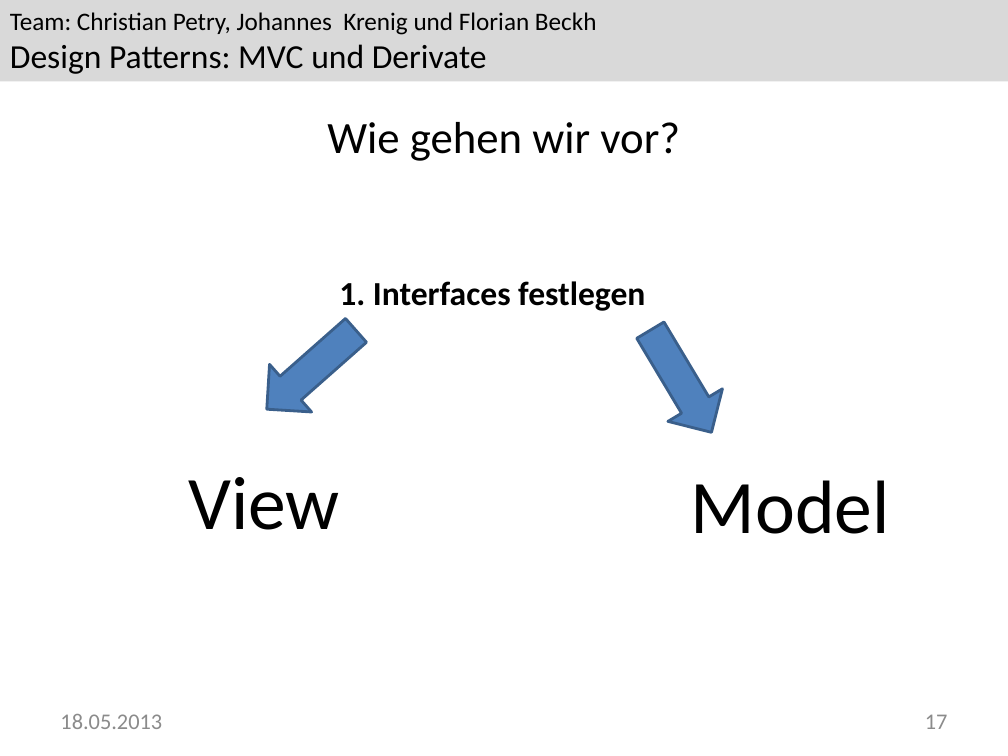
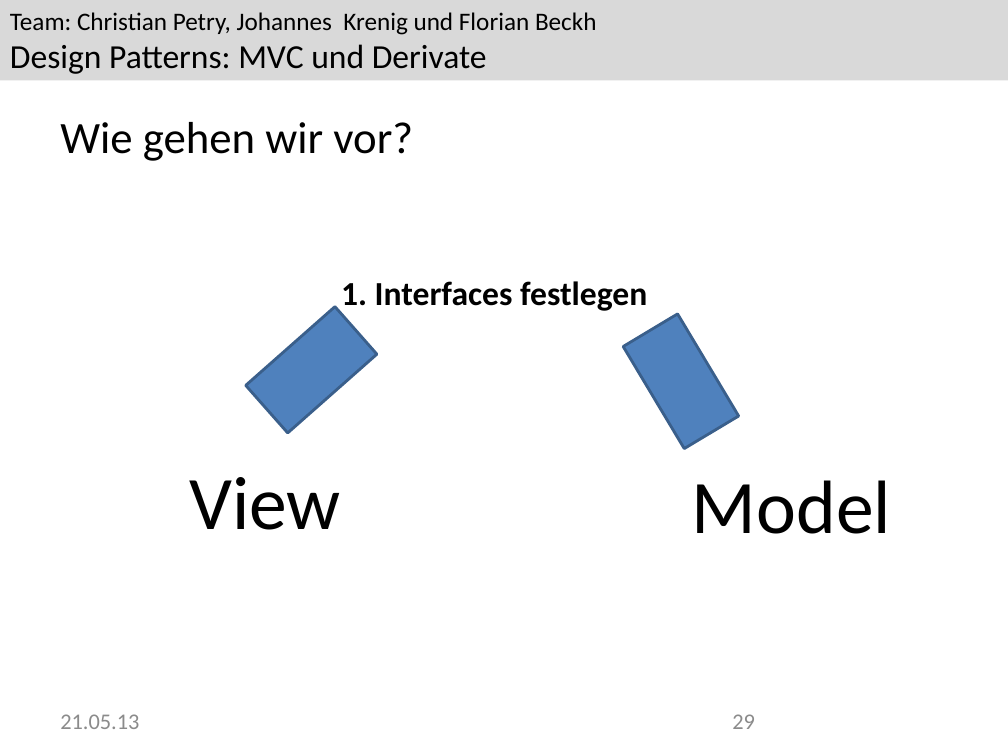
Before and after one commit to Greever/Design-Pattern-MVC, a slide deck: slide 29 of Dokumentation/Praesentation/Praesentation.pptx (slide 17 before the commit). Drawn at 1008x756 pixels with LibreOffice and Linux fonts; fonts in the diff are those of the drawing; background and template pictures are left out. Boxes give left, top, right and bottom in pixels: in the first picture for what was removed or moved away, otherwise in the second. Text is boxed around its words. In the diff, an @@ line names an element or a change of style, - is before the commit and + after.

```diff
--- a/Dokumentation/Praesentation/Praesentation.pptx
+++ b/Dokumentation/Praesentation/Praesentation.pptx
@@ text "Wie gehen wir vor?" at [60, 122, 413, 161]: alignment centre to left @@
@@ up arrow removed at [245, 307, 377, 433] @@
@@ rectangle added at [245, 307, 377, 433], fill #4F81BD, outline #3A5F8B 2.01 pt @@
@@ up arrow removed at [623, 314, 739, 448] @@
@@ rectangle added at [623, 314, 739, 448], fill #4F81BD, outline #3A5F8B 2.01 pt @@
@@ text at [60, 714, 139, 729]: text changed; text colour #8C8C8C to #8B8B8B @@
-18.05.2013
+21.05.13
@@ page number at [732, 714, 755, 729]: text changed; text colour #8C8C8C to #8B8B8B @@
-17
+29
```
Also in this commit, not shown: 20 other slides changed, 15 slides added, 3 slides removed, 1 other file.
